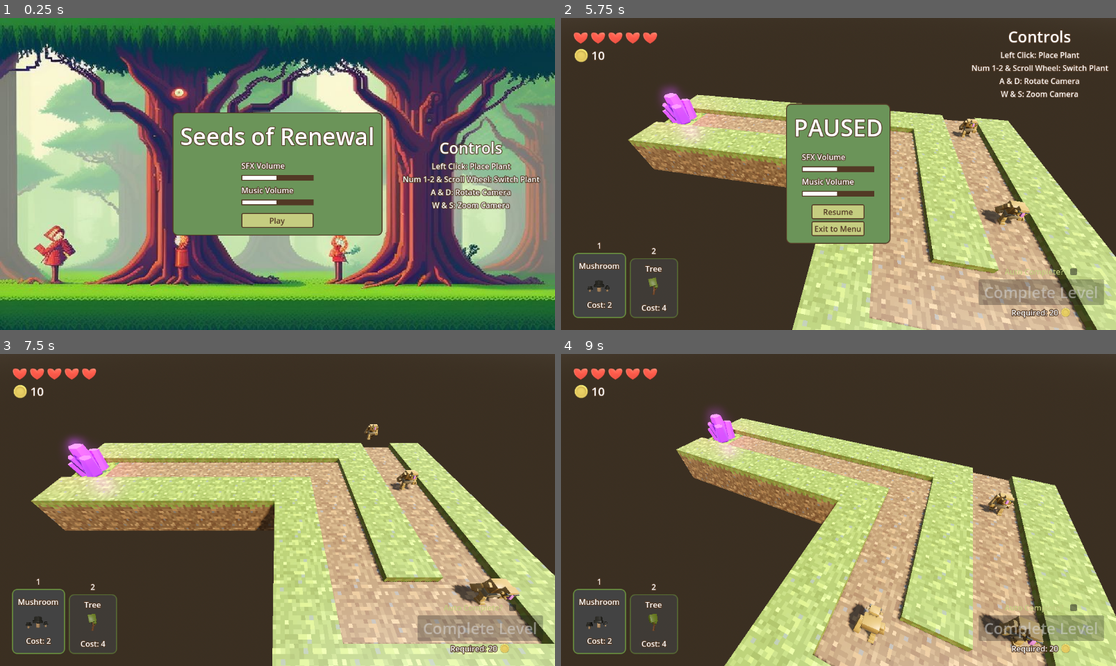
Above: before the commit, frames 1-4 (two rows, left to right).
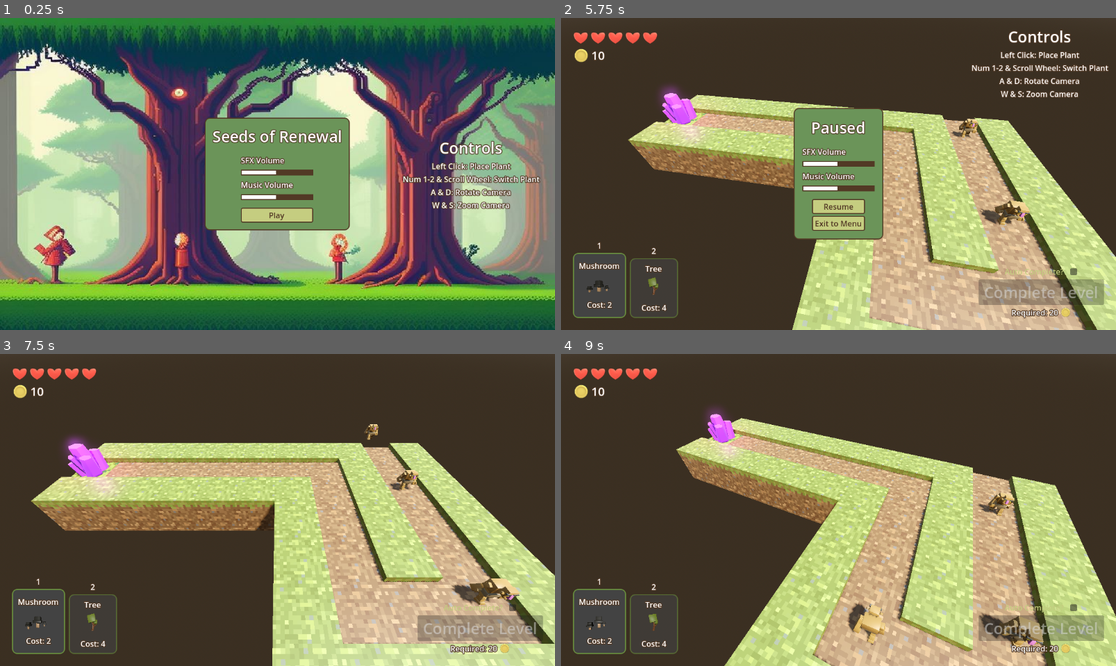
Above: after the commit, the same moments.

Repository: TheBoysJams/SeedsOfRenewal
Game: Godot game, scene res://UI/main_menu.tscn
The game is run twice, just before and just after one commit, with the same random seed, the same clock (stepped at 60 frames per second) and the same inputs.
Inputs (mouse positions are in pixels of both pictures, inside the frame that each line leads up to):
- Up to frame 1 (0.25 s): no input
- Up to frame 2 (5.75 s): click "Play" at 0.5 s; click "Auto Complete?" at 1.25 s; tap Enter at 2 s; move the mouse to (599, 280) at 2.02 s; hold D (RotateRight) 2.03-2.78 s; hold Mouse wheel up (NextPlant) 2.03-2.78 s; click (599, 280) at 2.17 s; move the mouse to (655, 280) at 2.77 s; hold A (RotateLeft) 2.78-3.53 s; tap 1 (Plant1) at 2.85 s; click (655, 280) at 2.92 s; move the mouse to (894, 105) at 3.52 s; hold D (RotateRight) 3.53-5.03 s; tap 2 (Plant2) at 3.6 s; move the mouse to (810, 236) at 4.27 s; tap Mouse wheel down (PreviousPlant) at 4.35 s; click (810, 236) at 4.42 s; move the mouse to (1005, 220) at 5.02 s; hold A (RotateLeft) from 5.03 s (still down); hold W (ZoomIn) from 5.03 s (still down); tap Escape (escape) at 5.65 s
- Up to frame 3 (7.5 s): move the mouse to (111, 463) at 5.77 s; release W (ZoomIn) at 5.78 s; tap S (ZoomOut) at 5.85 s; release A (RotateLeft) at 6.5 s; click "Resume" at 6.5 s; move the mouse to (305, 510) at 7.27 s; press the mouse at (305, 510) at 7.28 s; hold A (RotateLeft) from 7.28 s (still down)
- Up to frame 4 (9 s): move the mouse to (755, 432) at 8.02 s; release A (RotateLeft) at 8.03 s; release the mouse at (755, 432) at 8.03 s; hold D (RotateRight) from 8.03 s (still down); tap Mouse wheel up (NextPlant) at 8.1 s; move the mouse to (960, 494) at 8.77 s; tap 1 (Plant1) at 8.85 s

The runs differ from the first frame. In frame 1, 8.8% of the frame differs, in the area x 31-69%, y 30-70%; in frame 2, 5.0%; in frame 3, less than 0.1%; in frame 4, less than 0.1%.

Commit message:
Change font

Diff:
--- a/RenewalTreeDefence/UI/gui.gd
+++ b/RenewalTreeDefence/UI/gui.gd
@@ -34,9 +34,11 @@
 		if towerInfo.Index == i:
 			plant_container_scene.get_child(i).find_child("PlantPanelContainer").custom_minimum_size = Vector2(110,135)
 			plant_container_scene.get_child(i).find_child("PlantPanelContainer").self_modulate = Color(1,1,1,1)
+			plant_container_scene.get_child(i).rotation_speed = 0.1
 		else:
 			plant_container_scene.get_child(i).find_child("PlantPanelContainer").custom_minimum_size = Vector2.ZERO
 			plant_container_scene.get_child(i).find_child("PlantPanelContainer").self_modulate = Color(1,1,1,0.6)
+			plant_container_scene.get_child(i).rotation_speed = 0.0
 
 
 func OnVictoryConditionChanged(victoryCondition:int)-> void:
--- a/RenewalTreeDefence/UI/gui.tscn
+++ b/RenewalTreeDefence/UI/gui.tscn
@@ -107,7 +107,7 @@
 plant_name = "Mushroom"
 plant_cost = 2
 plant_model = ExtResource("6_6rx21")
-rotation_speed = 0.05
+rotation_speed = 0.1
 
 [node name="TreePanel" parent="MarginContainer/PlantContainer" instance=ExtResource("5_haxeg")]
 layout_mode = 2
@@ -115,7 +115,7 @@
 plant_name = "Tree"
 plant_cost = 4
 plant_model = ExtResource("7_tpmfo")
-rotation_speed = 0.05
+rotation_speed = 0.1
 model_scale = 0.25
 
 [node name="VBoxContainer" type="VBoxContainer" parent="MarginContainer"]
--- a/RenewalTreeDefence/UI/main_menu.tscn
+++ b/RenewalTreeDefence/UI/main_menu.tscn
@@ -52,7 +52,7 @@
 
 [node name="Label" type="Label" parent="MarginContainer/PanelContainer/MarginContainer/VBoxContainer"]
 layout_mode = 2
-theme_override_font_sizes/font_size = 48
+theme_override_font_sizes/font_size = 32
 text = "Seeds of Renewal"
 
 [node name="VBoxContainer" type="VBoxContainer" parent="MarginContainer/PanelContainer/MarginContainer/VBoxContainer"]
--- a/RenewalTreeDefence/UI/pause_menu.tscn
+++ b/RenewalTreeDefence/UI/pause_menu.tscn
@@ -30,10 +30,10 @@
 layout_mode = 2
 size_flags_horizontal = 4
 size_flags_vertical = 4
-theme_override_constants/margin_left = 14
-theme_override_constants/margin_top = 14
-theme_override_constants/margin_right = 14
-theme_override_constants/margin_bottom = 14
+theme_override_constants/margin_left = 16
+theme_override_constants/margin_top = 16
+theme_override_constants/margin_right = 16
+theme_override_constants/margin_bottom = 16
 
 [node name="VBoxContainer" type="VBoxContainer" parent="MarginContainer/PanelContainer/MarginContainer"]
 layout_mode = 2
@@ -43,8 +43,9 @@
 
 [node name="Label" type="Label" parent="MarginContainer/PanelContainer/MarginContainer/VBoxContainer"]
 layout_mode = 2
-theme_override_font_sizes/font_size = 48
-text = "PAUSED"
+theme_override_font_sizes/font_size = 32
+text = "Paused"
+horizontal_alignment = 1
 
 [node name="VBoxContainer" type="VBoxContainer" parent="MarginContainer/PanelContainer/MarginContainer/VBoxContainer"]
 custom_minimum_size = Vector2(150, 0)
--- a/RenewalTreeDefence/UI/theme.tres
+++ b/RenewalTreeDefence/UI/theme.tres
@@ -1,4 +1,7 @@
-[gd_resource type="Theme" load_steps=13 format=3 uid="uid://ckju245d2jl55"]
+[gd_resource type="Theme" load_steps=16 format=3 uid="uid://ckju245d2jl55"]
+
+[sub_resource type="SystemFont" id="SystemFont_yygs4"]
+font_names = PackedStringArray("Britannic")
 
 [sub_resource type="StyleBoxEmpty" id="StyleBoxEmpty_sdk0q"]
 
@@ -53,6 +56,9 @@
 corner_radius_bottom_left = 3
 corner_detail = 5
 
+[sub_resource type="SystemFont" id="SystemFont_suawb"]
+font_names = PackedStringArray("Britannic")
+
 [sub_resource type="StyleBoxFlat" id="StyleBoxFlat_todjp"]
 content_margin_left = 4.0
 content_margin_top = 4.0
@@ -99,6 +105,9 @@
 content_margin_bottom = 6.0
 bg_color = Color(0.321569, 0.223529, 0.145098, 1)
 
+[sub_resource type="SystemFont" id="SystemFont_yy2cq"]
+font_names = PackedStringArray("Britannic")
+
 [sub_resource type="StyleBoxFlat" id="StyleBoxFlat_1sjhg"]
 bg_color = Color(0.419608, 0.580392, 0.34902, 1)
 border_width_left = 2
@@ -126,11 +135,13 @@
 [resource]
 Button/colors/font_color = Color(0.317647, 0.215686, 0.141176, 1)
 Button/colors/font_focus_color = Color(0.317647, 0.215686, 0.141176, 1)
+Button/fonts/font = SubResource("SystemFont_yygs4")
 Button/styles/focus = SubResource("StyleBoxEmpty_sdk0q")
 Button/styles/hover = SubResource("StyleBoxFlat_b2gqn")
 Button/styles/normal = SubResource("StyleBoxFlat_4mqvl")
 Button/styles/pressed = SubResource("StyleBoxFlat_3evym")
 CompleteLevelButton/base_type = &"Button"
+CompleteLevelButton/fonts/font = SubResource("SystemFont_suawb")
 CompleteLevelButton/styles/normal = SubResource("StyleBoxFlat_todjp")
 HSlider/icons/grabber = SubResource("PlaceholderTexture2D_xtw75")
 HSlider/icons/grabber_highlight = SubResource("PlaceholderTexture2D_hpg5c")
@@ -139,6 +150,7 @@
 HSlider/styles/slider = SubResource("StyleBoxFlat_7e7vu")
 Label/colors/font_outline_color = Color(0.321569, 0.223529, 0.145098, 1)
 Label/constants/outline_size = 6
+Label/fonts/font = SubResource("SystemFont_yy2cq")
 PanelContainer/styles/panel = SubResource("StyleBoxFlat_1sjhg")
 PlantPanel/base_type = &"PanelContainer"
 PlantPanel/styles/panel = SubResource("StyleBoxFlat_qhon1")
--- a/RenewalTreeDefence/UI/victory_menu.tscn
+++ b/RenewalTreeDefence/UI/victory_menu.tscn
@@ -9,8 +9,13 @@
 script = ExtResource("1_pjanx")
 
 [node name="MarginContainer" type="MarginContainer" parent="."]
-offset_right = 1152.0
-offset_bottom = 648.0
+anchors_preset = 15
+anchor_right = 1.0
+anchor_bottom = 1.0
+grow_horizontal = 2
+grow_vertical = 2
+size_flags_horizontal = 4
+size_flags_vertical = 4
 
 [node name="Panel" type="PanelContainer" parent="MarginContainer"]
 custom_minimum_size = Vector2(200, 150)
@@ -18,32 +23,43 @@
 size_flags_horizontal = 4
 size_flags_vertical = 4
 
-[node name="VBoxContainer" type="VBoxContainer" parent="MarginContainer/Panel"]
+[node name="MarginContainer" type="MarginContainer" parent="MarginContainer/Panel"]
+layout_mode = 2
+theme_override_constants/margin_left = 16
+theme_override_constants/margin_top = 16
+theme_override_constants/margin_right = 16
+theme_override_constants/margin_bottom = 16
+
+[node name="VBoxContainer" type="VBoxContainer" parent="MarginContainer/Panel/MarginContainer"]
 layout_mode = 2
 size_flags_horizontal = 4
 size_flags_vertical = 4
 theme_override_constants/separation = 18
 alignment = 1
 
-[node name="VictoryLabel" type="Label" parent="MarginContainer/Panel/VBoxContainer"]
+[node name="VictoryLabel" type="Label" parent="MarginContainer/Panel/MarginContainer/VBoxContainer"]
 unique_name_in_owner = true
 layout_mode = 2
+theme_override_font_sizes/font_size = 32
 text = "Level Complete!"
 horizontal_alignment = 1
 
-[node name="MarginContainer" type="VBoxContainer" parent="MarginContainer/Panel/VBoxContainer"]
+[node name="MarginContainer" type="VBoxContainer" parent="MarginContainer/Panel/MarginContainer/VBoxContainer"]
 layout_mode = 2
 
-[node name="NextLevelButton" parent="MarginContainer/Panel/VBoxContainer/MarginContainer" instance=ExtResource("2_33r1u")]
+[node name="NextLevelButton" parent="MarginContainer/Panel/MarginContainer/VBoxContainer/MarginContainer" instance=ExtResource("2_33r1u")]
 unique_name_in_owner = true
 custom_minimum_size = Vector2(120, 0)
 layout_mode = 2
+size_flags_horizontal = 4
 text = "Next Level"
 
-[node name="ExitToMenuButton" parent="MarginContainer/Panel/VBoxContainer/MarginContainer" instance=ExtResource("2_33r1u")]
+[node name="ExitToMenuButton" parent="MarginContainer/Panel/MarginContainer/VBoxContainer/MarginContainer" instance=ExtResource("2_33r1u")]
 unique_name_in_owner = true
+custom_minimum_size = Vector2(120, 0)
 layout_mode = 2
+size_flags_horizontal = 4
 text = "Exit to Menu"
 
-[connection signal="pressed" from="MarginContainer/Panel/VBoxContainer/MarginContainer/NextLevelButton" to="." method="_on_nextLevel_button_pressed"]
-[connection signal="pressed" from="MarginContainer/Panel/VBoxContainer/MarginContainer/ExitToMenuButton" to="." method="_on_exit_to_menu_button_pressed"]
+[connection signal="pressed" from="MarginContainer/Panel/MarginContainer/VBoxContainer/MarginContainer/NextLevelButton" to="." method="_on_nextLevel_button_pressed"]
+[connection signal="pressed" from="MarginContainer/Panel/MarginContainer/VBoxContainer/MarginContainer/ExitToMenuButton" to="." method="_on_exit_to_menu_button_pressed"]
Binary file added: RenewalTreeDefence/Assets/Bonello-Regular.otf
Not shown, added: RenewalTreeDefence/Assets/Bonello-Regular.otf.import
Binary file added: RenewalTreeDefence/Assets/KGDoYouLoveMe.ttf
Not shown, added: RenewalTreeDefence/Assets/KGDoYouLoveMe.ttf.import
